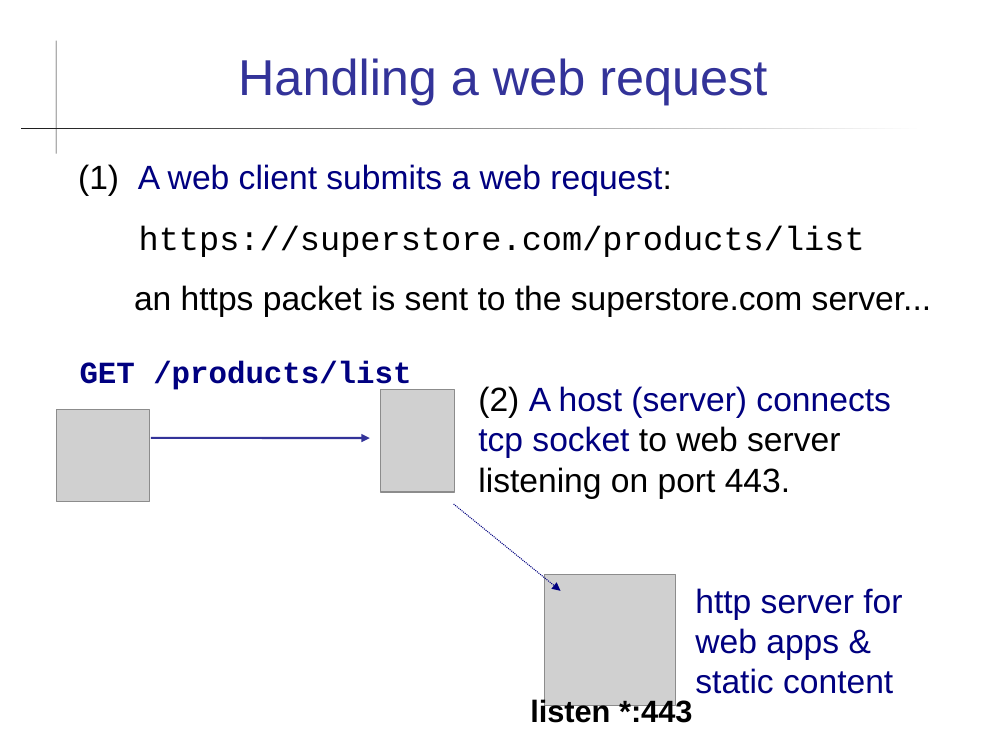
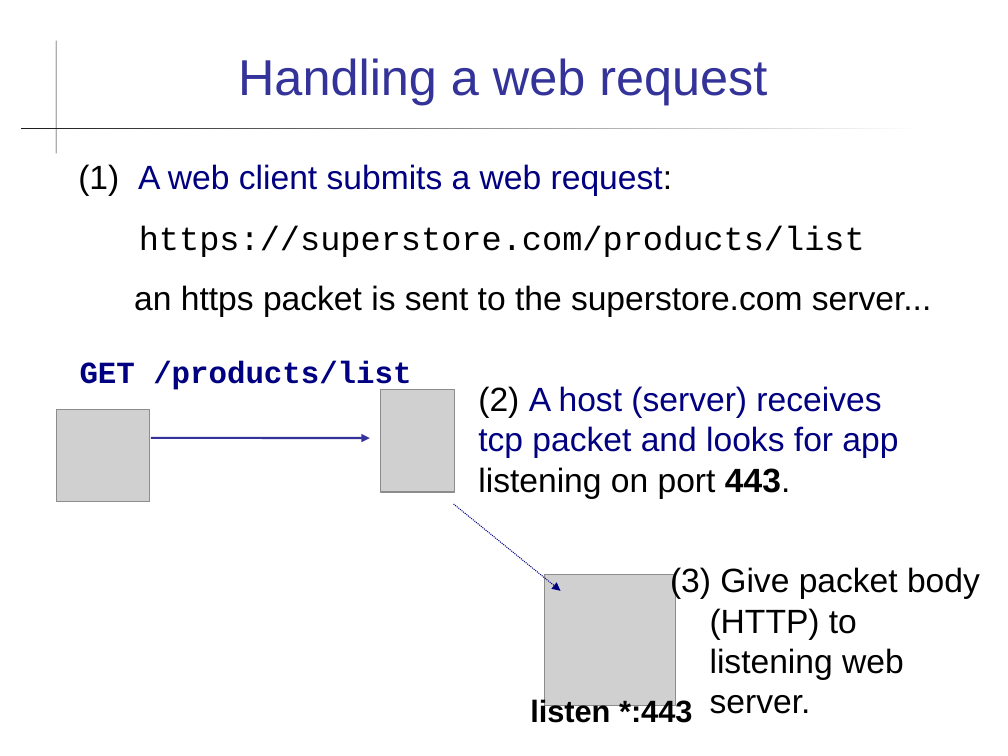
Before and after one commit to cpske/ISP, a slide deck: slide 4 of web/Frameworks.ppt (slide 3 before the commit). Drawn at 1008x756 pixels with LibreOffice and Linux fonts; fonts in the diff are those of the drawing; grey boxes stand for pictures. Boxes give left, top, right and bottom in pixels: in the first picture for what was removed or moved away, otherwise in the second. Text is boxed around its words. In the diff, an @@ line names an element or a change of style, - is before the commit and + after.

Commit message:
update presentation on frameworks and web servers

```diff
--- a/web/Frameworks.ppt
+++ b/web/Frameworks.ppt
@@ text at [478,386,898,499]: text changed; text colour #000000 to #000080 @@
-(2) A host (server) connects tcp socket to web server listening on port 443.
+(2) A host (server) receives tcp packet and looks for app listening on port 443.
@@ text added at [670,567,980,714], 24 pt, text #000000 @@
+(3) Give packet body (HTTP) to listening web server.
@@ text removed at [695,588,902,694] @@
-http server for web apps & static content
```
Also in this commit, not shown: 6 other slides changed, 1 slide added, 2 other files.
